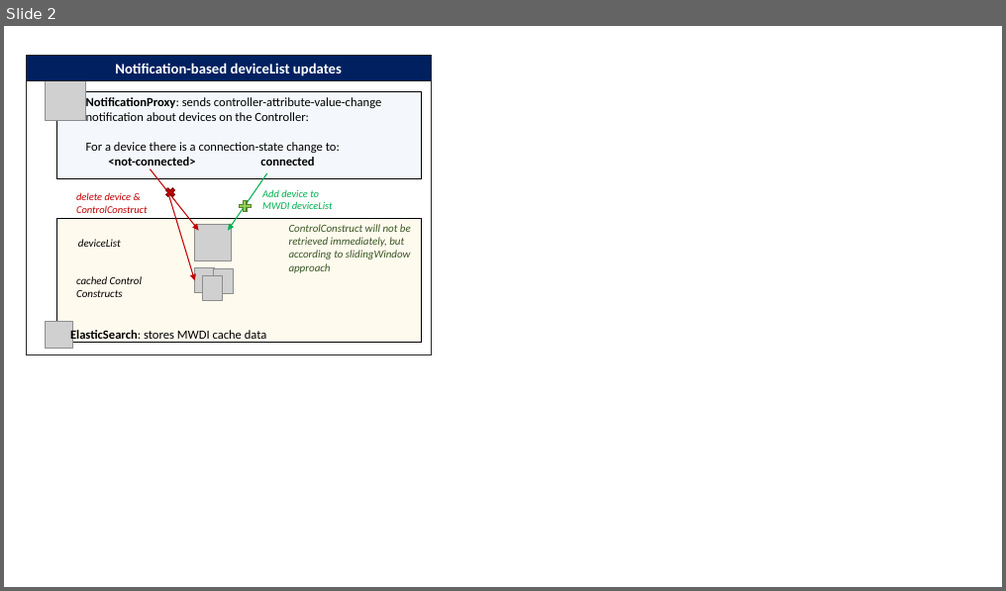
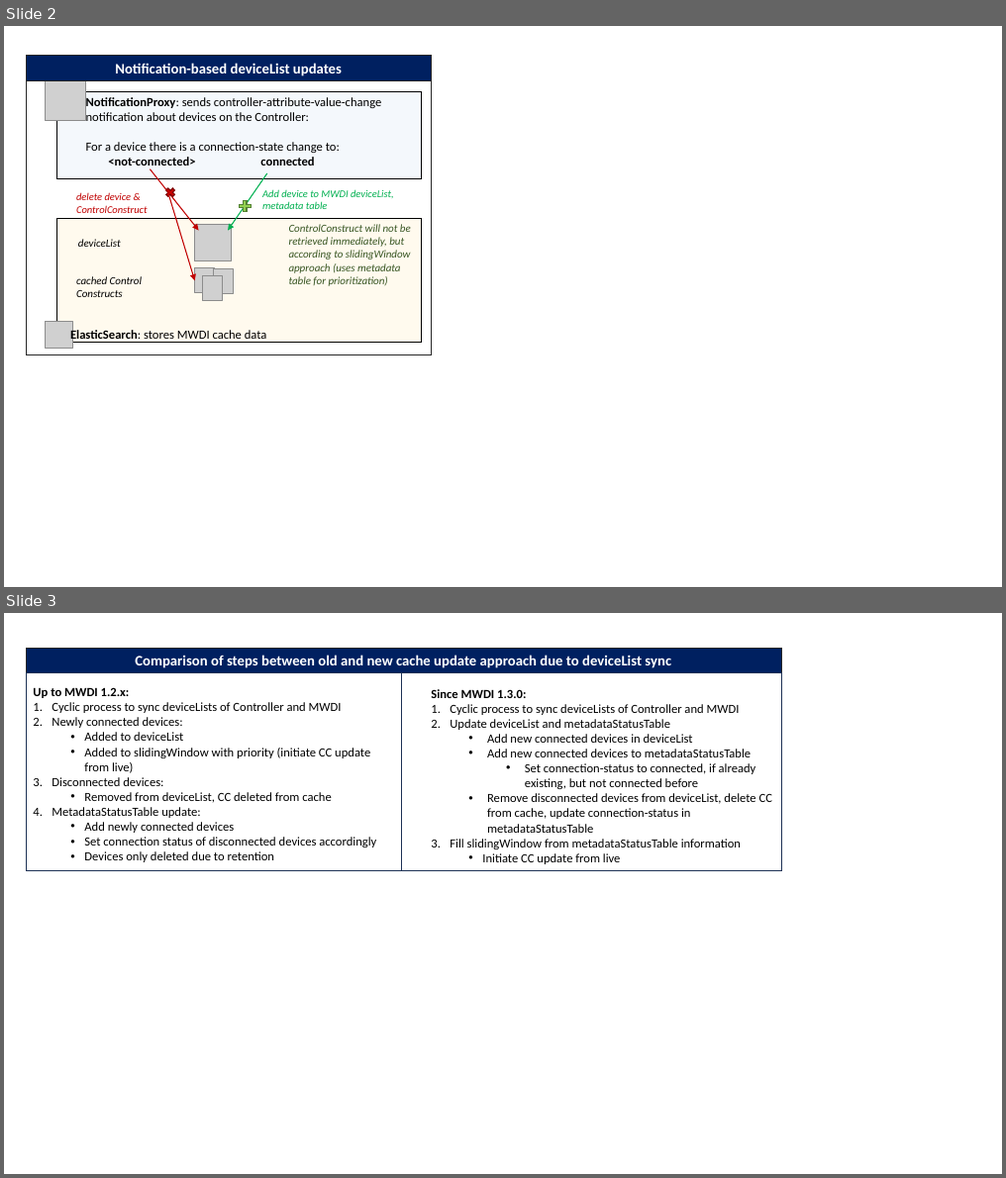
Before and after one commit to openBackhaul/MicroWaveDeviceInventory, a slide deck: spec/additionalDescription/pictures/CyclicCCRetrievalPics.pptx. Shown one above the other, each under a label of ours: slide 2 before the commit, slides 2 and 3 after it. The pictures are 1006x591 and 1006x1178 pixels, drawn with LibreOffice and Linux fonts; fonts in the diff are those of the drawing; grey boxes stand for pictures. Boxes give left, top, right and bottom in pixels: in the first picture for what was removed or moved away, otherwise in the second. Text is boxed around its words. In the diff, an @@ line names an element or a change of style, - is before the commit and + after.

Commit message:
Kmohr-soprasteria/issue1190 (#1196)
* update plantuml for slidingWindow
* fixed some forwardings

```diff
--- a/spec/additionalDescription/pictures/CyclicCCRetrievalPics.pptx
+++ b/spec/additionalDescription/pictures/CyclicCCRetrievalPics.pptx
@@ slide 3 added at (4,613,1002,1174), background #FFFFFF @@
@@ rectangle added at (26,649,782,673), fill #002060, outline #262626 0.75 pt, 14 pt, text #FFFFFF, bold @@
+Comparison of steps between old and new cache update approach due to deviceList sync
@@ rectangle added at (26,672,402,870), outline #1E3256 1 pt @@
@@ text added at (33,687,376,862), 12 pt, text #000000 @@
+Up to MWDI 1.2.x:
+1. Cyclic process to sync deviceLists of Controller and MWDI
+2. Newly connected devices:
+  • Added to deviceList
+  • Added to slidingWindow with priority (initiate CC update from live)
+3. Disconnected devices:
+  • Removed from deviceList, CC deleted from cache
+4. MetadataStatusTable update:
+  • Add newly connected devices
+  • Set connection status of disconnected devices accordingly
+  • Devices only deleted due to retention
@@ rectangle added at (402,672,782,870), outline #1E3256 1 pt @@
@@ text added at (431,689,772,864), 12 pt, text #000000 @@
+Since MWDI 1.3.0:
+1. Cyclic process to sync deviceLists of Controller and MWDI
+2. Update deviceList and metadataStatusTable
+  • Add new connected devices in deviceList
+  • Add new connected devices to metadataStatusTable
+    • Set connection-status to connected, if already existing, but not connected before
+  • Remove disconnected devices from deviceList, delete CC from cache, update connection-status in metadataStatusTable
+3. Fill slidingWindow from metadataStatusTable information
+  • Initiate CC update from live
@@ slide 2 changed as well @@
@@ text at (262,189,394,209): text changed @@
-Add device to MWDI deviceList
+Add device to MWDI deviceList, metadata table
@@ text at (289,224,411,286): text changed @@
-ControlConstruct will not be retrieved immediately, but according to slidingWindow approach
+ControlConstruct will not be retrieved immediately, but according to slidingWindow approach (uses metadata table for prioritization)
```
Also in this commit, not shown: 2 other slides changed, 24 other files.
